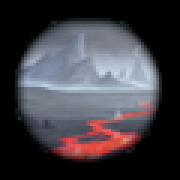
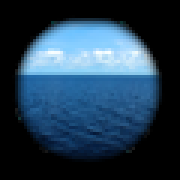
Before/after of a 180×180 layered artwork. What changed in the layer stack:
added layer "Layer 4" above "Layer 3" over left=15, top=18, right=162, bottom=162
